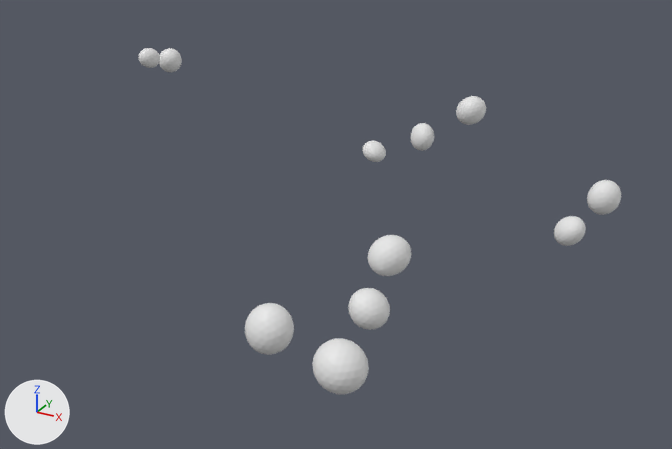
The OBJ model data/chains/chain_03/chain.obj: old version first, new version second.
Both versions are drawn from a 50 mm lens placed at (2.31, -2.82, 0.79), pointed at (1.07, -0.56, -0.34). Lighting does not change. The marker at lower left points along +X, +Y and +Z. The picture after the commit comes second. Where no turn or scale is listed for an object, it has been applied to the vertices.

In view in the first picture: 'chain'.
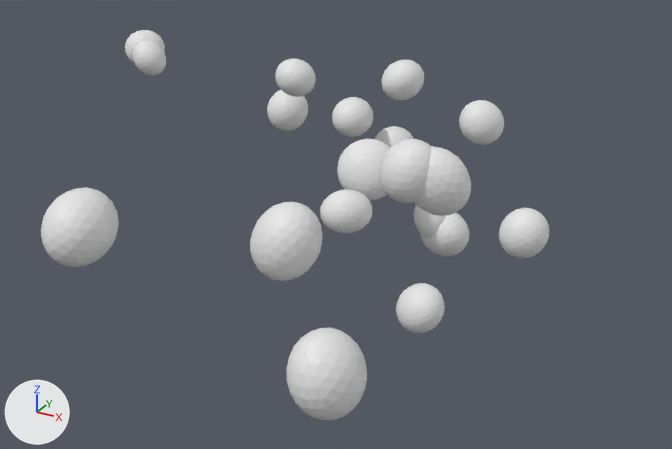
Edits to the bpy script that builds the scene:
```text
Change me_chain:
    remove me_chain.from_pydata(...)  # 1782 vertices, 3520 faces; spans x -0.16..1.82, y -1.65..0.26, z -0.5..-0.03
    add me_chain.from_pydata(...)  # 3078 vertices, 6080 faces; spans x -0.32..1.64, y -1.65..0.3, z -0.56..0.12
    me_chain part 1: the loose piece of 162 vertices spanning x -0.15..-0.08, y 0.0..0.09, z -0.13..-0.05 is multiplied about its middle by the matrix ((1.27, -0.359, 1.007), (0.134, 1.605, 0.404), (-1.061, -0.228, 1.256))
    me_chain part 2: the loose piece of 162 vertices spanning x -0.16..-0.07, y 0.12..0.22, z -0.18..-0.08 is multiplied about its middle by the matrix ((-1.368, 0.238, -0.512), (0.547, 0.894, -1.045), (0.141, -1.155, -0.914)), then moved by (-0.13, 0.0, 0.04)
    me_chain part 3: the loose piece of 162 vertices spanning x 0.77..0.85, y 0.17..0.26, z -0.42..-0.34 is multiplied about its middle by the matrix ((-0.228, 0.691, -1.738), (0.327, -1.689, -0.833), (-1.63, -0.144, -0.424)), then moved by (0.18, -0.14, 0.33)
    me_chain part 4: the loose piece of 162 vertices spanning x 1.58..1.68, y -0.06..0.05, z -0.5..-0.4 is multiplied about its middle by the matrix ((0.984, -0.978, 0.498), (-0.971, 0.084, 1.564), (-0.978, -1.326, -0.307)), then moved by (-1.21, 0.22, 0.18)
    me_chain part 5: the loose piece of 162 vertices spanning x 1.72..1.82, y -0.24..-0.14, z -0.29..-0.19 is multiplied about its middle by the matrix ((0.779, 1.217, -0.08), (-1.324, 0.867, 0.615), (0.602, -0.428, 1.149)), then moved by (-1.21, 0.24, 0.15)
    me_chain part 6: the loose piece of 162 vertices spanning x 1.39..1.49, y -1.03..-0.92, z -0.23..-0.13 is multiplied about its middle by the matrix ((-1.471, -0.345, -0.966), (0.56, -1.264, -0.642), (-0.256, -1.266, 1.316)), then moved by (-0.36, 0.59, -0.03)
    me_chain part 7: the loose piece of 162 vertices spanning x 1.39..1.49, y -1.13..-1.03, z -0.32..-0.22 is multiplied about its middle by the matrix ((-0.563, -0.9, 0.544), (0.762, 0.45, 1.28), (-1.012, 1.045, 0.1)), then moved by (-0.21, 0.88, -0.14)
    me_chain part 8: the loose piece of 162 vertices spanning x 1.28..1.39, y -1.4..-1.3, z -0.28..-0.16 is multiplied about its middle by the matrix ((-0.84, -1.162, -0.59), (-0.74, -0.153, 1.353), (-1.072, 1.015, -0.472)), then moved by (-0.07, 1.17, -0.25)
    me_chain part 9: the loose piece of 162 vertices spanning x 1.6..1.7, y -1.65..-1.55, z -0.13..-0.03 is multiplied about its middle by the matrix ((-1.495, -0.275, 0.027), (-0.241, 1.225, -0.867), (0.135, -0.857, -1.248)), then moved by (-0.08, 1.3, -0.28)
    me_chain part 10: a new loose piece, an icosphere of 320 faces spanning x 0.83..0.96, y -0.21..-0.06, z -0.2..-0.07
    me_chain part 11: the loose piece of 162 vertices spanning x 1.39..1.49, y -1.03..-0.92, z -0.23..-0.13 is copied, and the copy is multiplied about its middle by the matrix ((-1.407, 0.004, 0.248), (-0.171, 0.7, 1.162), (-0.158, 1.039, -0.704)), then moved by (-0.3, 0.34, -0.07); it spans x 1.07..1.21, y -0.7..-0.56, z -0.32..-0.19
    me_chain part 12: the loose piece of 162 vertices spanning x 1.39..1.49, y -1.03..-0.92, z -0.23..-0.13 is copied, and the copy is multiplied about its middle by the matrix ((-0.211, -1.373, 0.042), (-0.163, 0.067, 1.379), (-1.364, 0.204, -0.171)), then moved by (-0.05, 0.32, -0.31); it spans x 1.32..1.46, y -0.73..-0.59, z -0.56..-0.42
    me_chain part 13: the loose piece of 162 vertices spanning x 1.39..1.49, y -1.03..-0.92, z -0.23..-0.13 is copied, and the copy is multiplied about its middle by the matrix ((-1.215, -0.246, -0.672), (-0.677, 0.826, 0.921), (0.233, 1.116, -0.83)), then moved by (0.04, 0.01, 0.22); it spans x 1.41..1.55, y -1.03..-0.9, z -0.03..0.12
    me_chain part 14: the loose piece of 162 vertices spanning x 1.39..1.49, y -1.03..-0.92, z -0.23..-0.13 is copied, and the copy is multiplied about its middle by the matrix ((1.396, -0.794, -0.259), (-0.507, -1.129, -0.018), (-0.166, 0.502, -1.629)), then moved by (0.1, 0.04, 0.2); it spans x 1.46..1.62, y -1.0..-0.87, z -0.07..0.1
    me_chain part 15: the loose piece of 162 vertices spanning x 1.28..1.39, y -1.4..-1.3, z -0.28..-0.16 is copied, and the copy is multiplied about its middle by the matrix ((-0.334, 1.337, 0.664), (-0.376, 0.583, -1.363), (-1.445, -0.461, 0.202)), then moved by (-0.01, 0.09, 0.17); it spans x 1.25..1.41, y -1.33..-1.18, z -0.14..0.04
    me_chain part 16: the loose piece of 162 vertices spanning x 1.28..1.39, y -1.4..-1.3, z -0.28..-0.16 is copied, and the copy is multiplied about its middle by the matrix ((0.178, -1.657, 0.336), (0.633, 0.379, 1.531), (-1.568, -0.036, 0.657)), then moved by (0.14, 0.0, -0.07); it spans x 1.4..1.56, y -1.44..-1.26, z -0.39..-0.19
    me_chain part 17: the loose piece of 162 vertices spanning x 1.6..1.7, y -1.65..-1.55, z -0.13..-0.03 is copied, and the copy is multiplied about its middle by the matrix ((-0.141, 0.04, -1.583), (-1.584, -0.011, 0.141), (-0.007, 1.589, 0.041)), then moved by (-0.61, 0.04, 0.12); it spans x 0.96..1.11, y -1.65..-1.48, z -0.04..0.11
    me_chain part 18: 3 vertices moved within x 1.04..1.29, y 0.05..0.1, z -0.27..-0.11; 316 vertices removed from x 1.03..1.29, y 0.0..0.12, z -0.28..-0.07; 316 vertices added at x 0.92..1.34, y -0.08..0.17, z -0.34..-0.09
```

Changed parts and their boxes (x1, y1, x2, y2) in the pictures (672 x 449 px; the box of a moved part takes in the faces that stretch with it):
'chain', reshaped (13% taller): before (139, 48, 621, 394); after (41, 30, 549, 420)
part 1 of me_chain, moved or reshaped: before (139, 48, 160, 68); after (133, 40, 166, 76)
part 2 of me_chain, moved or reshaped: before (159, 48, 182, 72); after (125, 30, 165, 64)
part 3 of me_chain, moved or reshaped: before (363, 141, 386, 162); after (381, 59, 424, 100)
part 4 of me_chain, moved or reshaped: before (554, 216, 586, 246); after (267, 90, 308, 131)
part 5 of me_chain, moved or reshaped: before (587, 180, 621, 215); after (275, 59, 316, 97)
part 6 of me_chain, moved or reshaped: before (368, 235, 411, 276); after (337, 139, 390, 201)
part 7 of me_chain, moved or reshaped: before (348, 288, 390, 330); after (414, 205, 446, 238)
part 8 of me_chain, moved or reshaped: before (245, 303, 294, 355); after (420, 213, 470, 256)
part 9 of me_chain, moved or reshaped: before (312, 338, 369, 394); after (499, 208, 549, 258)
part 10 of me_chain, added: after (332, 97, 373, 137)
part 11 of me_chain, added: after (320, 189, 372, 233)
part 12 of me_chain, added: after (396, 283, 445, 333)
part 13 of me_chain, added: after (378, 139, 431, 203)
part 14 of me_chain, added: after (414, 146, 471, 216)
part 15 of me_chain, added: after (250, 201, 323, 281)
part 16 of me_chain, added: after (286, 328, 367, 420)
part 17 of me_chain, added: after (41, 187, 119, 267)
part 18 of me_chain, moved or reshaped: before (410, 96, 486, 151); after (375, 100, 504, 147)
